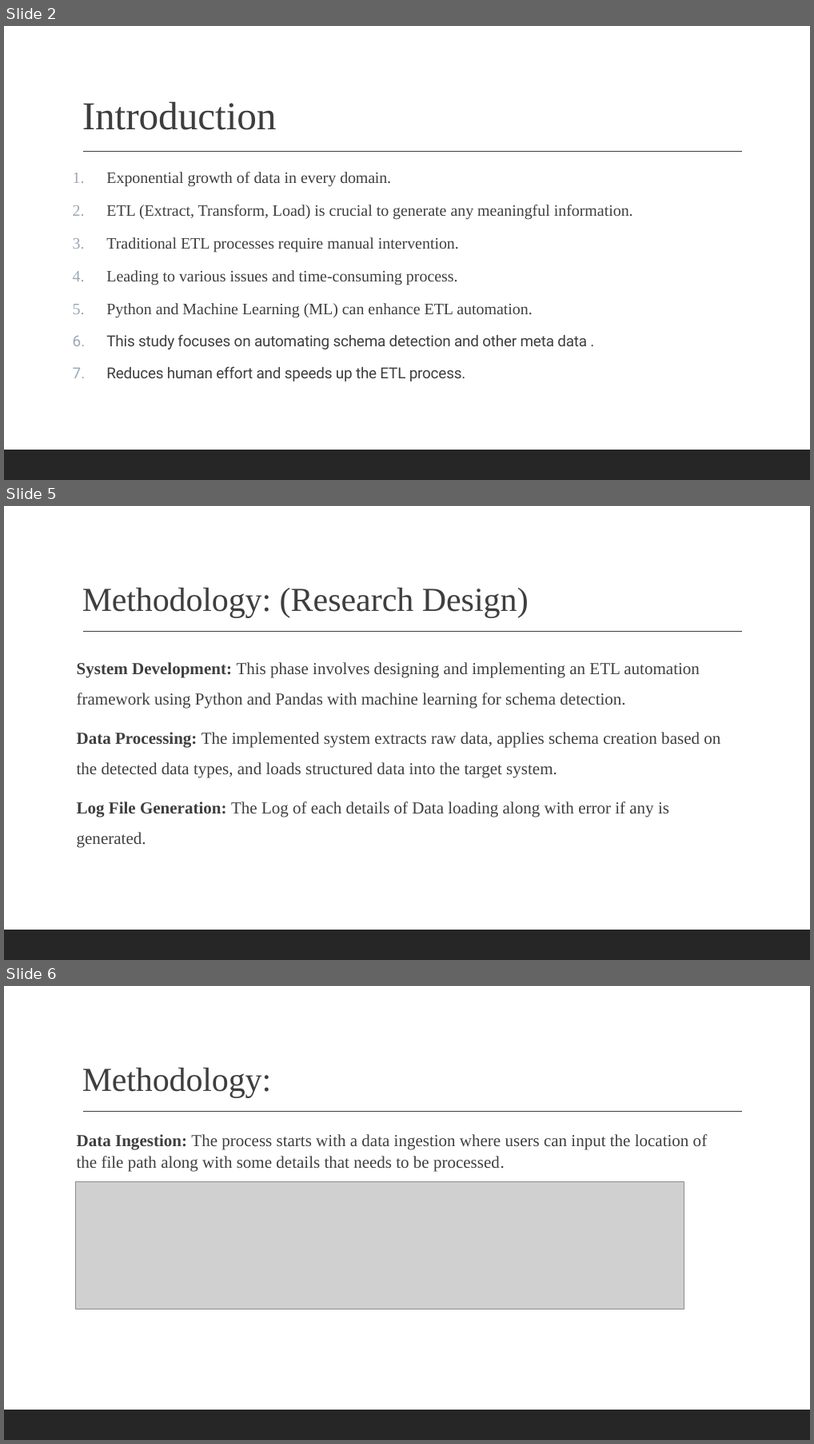
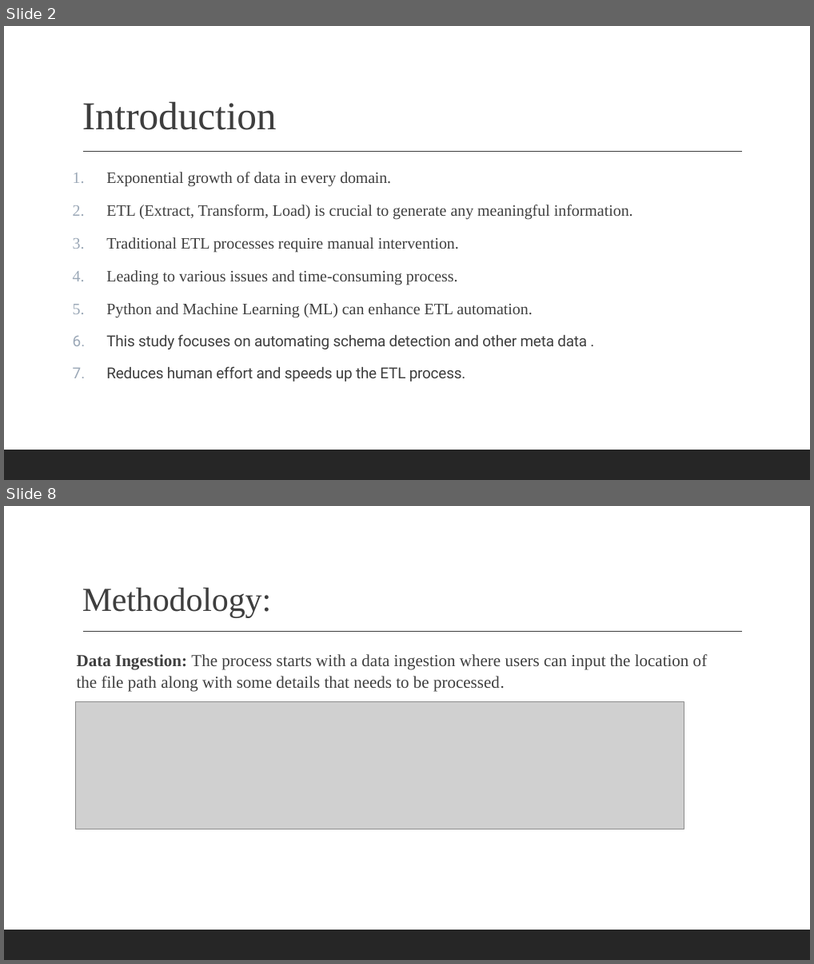
Before and after one commit to MeePks/ETL-AI-Schema-Detection, a slide deck: Documentation/ETLautomationPresentation.pptx. Shown one above the other, each under a label of ours: slides 2, 5 and 6 before the commit, slides 2 and 8 after it; the slides between them are not shown. The pictures are 814x1444 and 814x964 pixels, drawn with LibreOffice and Linux fonts; fonts in the diff are those of the drawing; grey boxes stand for pictures. Boxes give left, top, right and bottom in pixels: in the first picture for what was removed or moved away, otherwise in the second. Text is boxed around its words. In the diff, an @@ line names an element or a change of style, - is before the commit and + after.

```diff
--- a/Documentation/ETLautomationPresentation.pptx
+++ b/Documentation/ETLautomationPresentation.pptx
@@ slide 5 removed at box(4, 506, 810, 960), background #FFFFFF; not listed: 2 template elements that a slide beside it also shows @@
@@ title removed at box(82, 588, 529, 617) @@
-Methodology: (Research Design)
@@ text removed at box(77, 662, 721, 848) @@
-System Development: This phase involves designing and implementing an ETL automation framework using Python and Pandas with machine learning for schema detection.
-Data Processing: The implemented system extracts raw data, applies schema creation based on the detected data types, and loads structured data into the target system.
-Log File Generation: The Log of each details of Data loading along with error if any is generated.
@@ what was slide 6 is now slide 8 @@
```
Also in this commit, not shown: 3 slides changed, 5 slides added, 1 other file.
